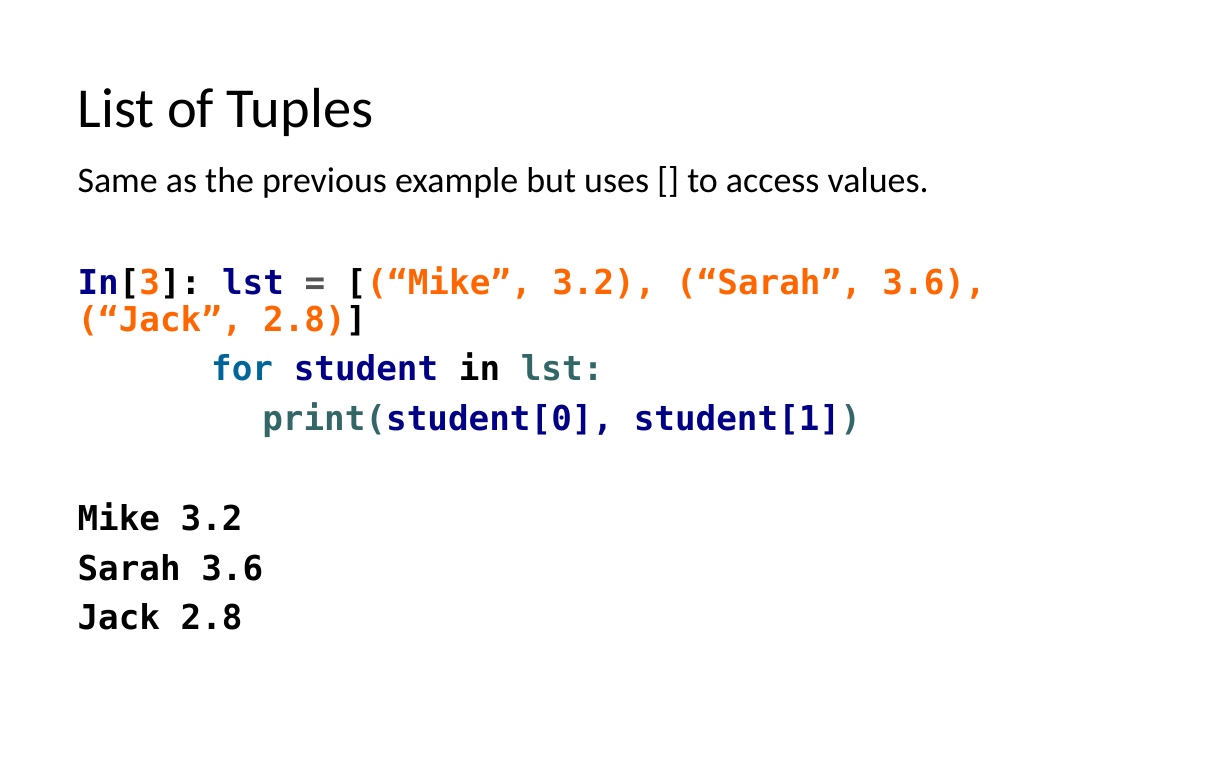
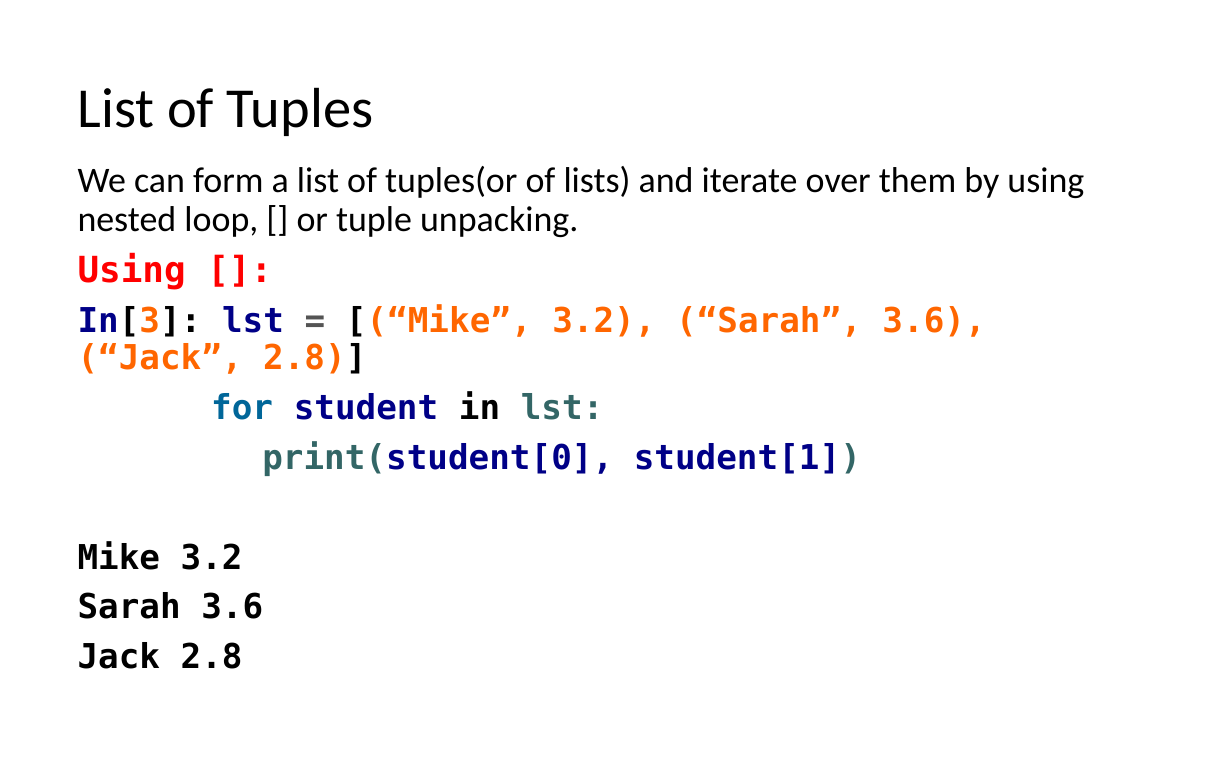
Before and after one commit to LongBaoNguyen/longbaonguyen.github.io, a slide deck: slide 9 of courses/apcsp/lect7.pptx. Drawn at 1232x770 pixels with LibreOffice and Linux fonts; fonts in the diff are those of the drawing. Boxes give left, top, right and bottom in pixels: in the first picture for what was removed or moved away, otherwise in the second. Text is boxed around its words. In the diff, an @@ line names an element or a change of style, - is before the commit and + after.

```diff
--- a/courses/apcsp/lect7.pptx
+++ b/courses/apcsp/lect7.pptx
@@ text at [78, 166, 1084, 290]: text changed @@
-Same as the previous example but uses [] to access values.
+We can form a list of tuples(or of lists) and iterate over them by using nested loop, [] or tuple unpacking.
+Using []:
```
Also in this commit, not shown: 8 other slides changed, 7 slides added, 2 other files.
